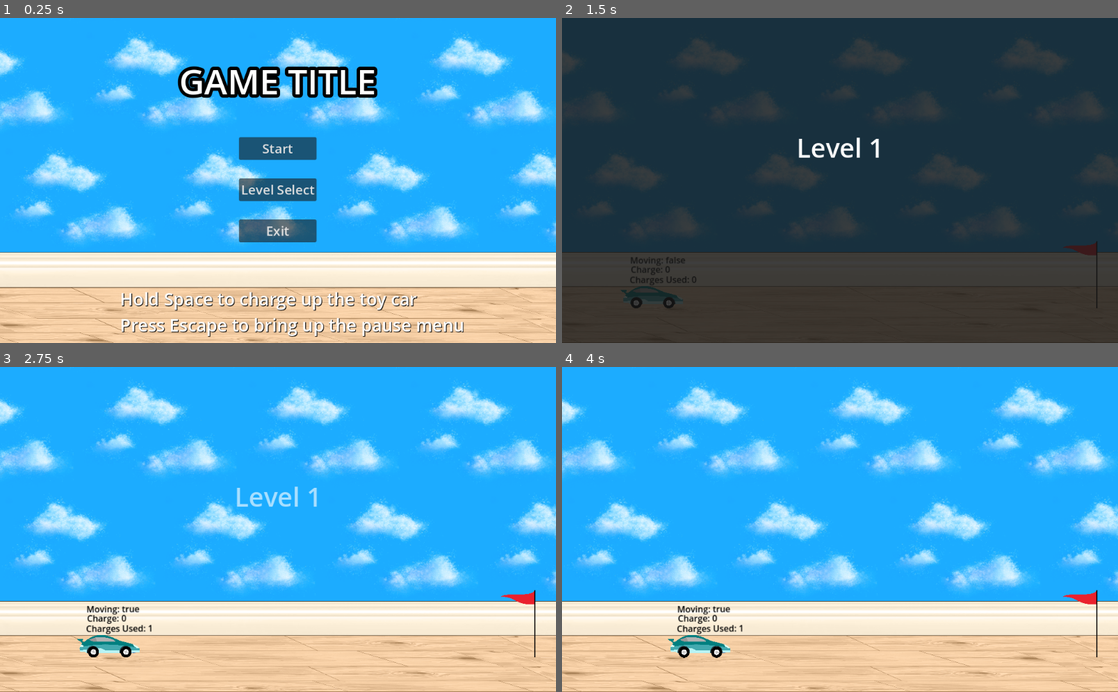
Above: before the commit, frames 1-4 (two rows, left to right).
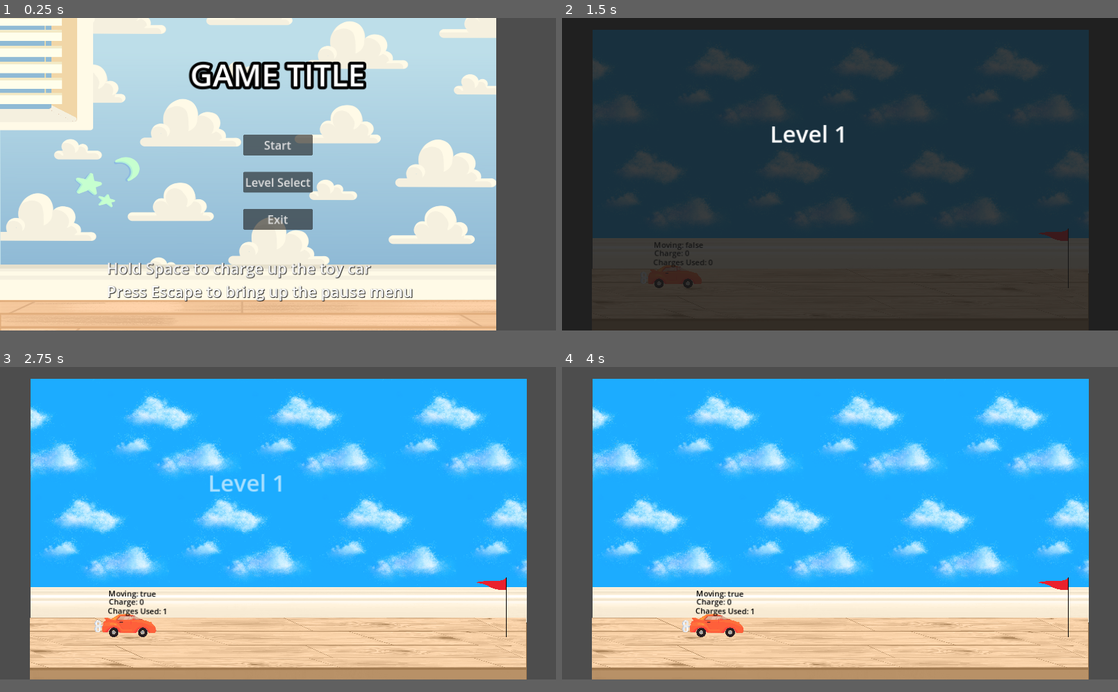
Above: after the commit, the same moments.

Repository: marquezp/car-game
Game: Godot game, scene res://UI/main_menu.tscn
Same seed, same stepped clock (60 frames per second), same inputs: the game is played once before the commit and once after it.
Inputs (mouse positions are in pixels of both pictures, inside the frame that each line leads up to):
- Up to frame 1 (0.25 s): no input
- Up to frame 2 (1.5 s): click "Start" at 0.5 s; click "Start" at 1.25 s
- Up to frame 3 (2.75 s): tap Enter at 2 s; move the mouse to (400, 513) at 2.02 s; tap Space at 2.1, 2.27, 2.57 s; click (400, 513) at 2.17 s
- Up to frame 4 (4 s): drag from (728, 545) to (662, 643) at 2.77 s; move the mouse to (895, 458) at 3.52 s; hold Shift from 3.53 s (still down); click (895, 458) at 3.67 s; tap Space at 3.8 s
In our replay, the window is 800x468 before the commit and 800x450 after it. These sizes can differ from the game's own. Grey fills any space a smaller window leaves; there, only what the larger window draws over its background counts as a difference.

The runs differ from the first frame. In frame 1, 85% of the frame differs, in the area x 0-100%, y 0-100%; in frame 2, 20%; in frame 3, 47%; in frame 4, 46%.

Commit message:
new art + animations

Diff:
--- a/Car/car.gd
+++ b/Car/car.gd
@@ -4,6 +4,7 @@
 @onready var charge_up: Label = $ChargeUp
 @onready var charges_used: Label = $ChargesUsed
 @onready var moving_label: Label = $MovingLabel
+@onready var animation_player: AnimationPlayer = $AnimationPlayer
 
 const STOP_THRESHOLD = 34.1
 const STOP_FORCE = 0.85
@@ -42,6 +43,7 @@
 
 	current_charge = 0
 	is_car_moving = true
+	animation_player.stop()
 	GameData.increment_charges_used()
 
 func slow_down_car() -> void:
@@ -75,6 +77,7 @@
 func _physics_process(delta: float) -> void:
 	# Handle charging up the car
 	if selected:
+		animation_player.play("spin")
 		current_charge = min(current_charge + (50 * delta), max_charge)
 		for wheel in wheels:
 			wheel.get_node("AnimationPlayer").play("charge_up")
--- a/Car/car.tscn
+++ b/Car/car.tscn
@@ -1,26 +1,112 @@
-[gd_scene load_steps=5 format=3 uid="uid://cv70fssniyws5"]
+[gd_scene load_steps=10 format=3 uid="uid://cv70fssniyws5"]
 
 [ext_resource type="Script" path="res://Car/car.gd" id="1_k1ttg"]
-[ext_resource type="Texture2D" uid="uid://b2f68efbdbgqc" path="res://Assets/car_beta.png" id="2_gpuoq"]
+[ext_resource type="Texture2D" uid="uid://dh6bq1xa1pcpr" path="res://Assets/CarAsset.png" id="2_mpqdl"]
+[ext_resource type="Texture2D" uid="uid://dvofja7c23i3l" path="res://Assets/windupAssets.png" id="2_qner1"]
 [ext_resource type="PackedScene" uid="uid://cu13e2iqguwya" path="res://Wheel/wheel.tscn" id="3_hla4v"]
 
 [sub_resource type="PhysicsMaterial" id="PhysicsMaterial_2b31p"]
+
+[sub_resource type="RectangleShape2D" id="RectangleShape2D_ggj7h"]
+size = Vector2(15, 20)
+
+[sub_resource type="Animation" id="Animation_k7owy"]
+resource_name = "spin"
+length = 0.4
+loop_mode = 1
+step = 0.1
+tracks/0/type = "value"
+tracks/0/imported = false
+tracks/0/enabled = true
+tracks/0/path = NodePath("WindupSprite:frame")
+tracks/0/interp = 1
+tracks/0/loop_wrap = true
+tracks/0/keys = {
+"times": PackedFloat32Array(0, 0.1, 0.2, 0.3),
+"transitions": PackedFloat32Array(1, 1, 1, 1),
+"update": 1,
+"values": [0, 1, 2, 3]
+}
+tracks/1/type = "value"
+tracks/1/imported = false
+tracks/1/enabled = true
+tracks/1/path = NodePath("WindupSprite:region_rect")
+tracks/1/interp = 1
+tracks/1/loop_wrap = true
+tracks/1/keys = {
+"times": PackedFloat32Array(0, 0.1, 0.2, 0.3),
+"transitions": PackedFloat32Array(1, 1, 1, 1),
+"update": 1,
+"values": [Rect2(30, 183, 250.59, 1283.4), Rect2(20, 215, 250.59, 1283.4), Rect2(15, 240, 250.59, 1283.4), Rect2(5, 226, 250.59, 1283.4)]
+}
+
+[sub_resource type="Animation" id="Animation_fmhb7"]
+length = 0.001
+tracks/0/type = "value"
+tracks/0/imported = false
+tracks/0/enabled = true
+tracks/0/path = NodePath("WindupSprite:frame")
+tracks/0/interp = 1
+tracks/0/loop_wrap = true
+tracks/0/keys = {
+"times": PackedFloat32Array(0),
+"transitions": PackedFloat32Array(1),
+"update": 1,
+"values": [0]
+}
+tracks/1/type = "value"
+tracks/1/imported = false
+tracks/1/enabled = true
+tracks/1/path = NodePath("WindupSprite:region_rect")
+tracks/1/interp = 1
+tracks/1/loop_wrap = true
+tracks/1/keys = {
+"times": PackedFloat32Array(0),
+"transitions": PackedFloat32Array(1),
+"update": 0,
+"values": [Rect2(30, 183, 250.59, 1283.4)]
+}
+
+[sub_resource type="AnimationLibrary" id="AnimationLibrary_qbvgo"]
+_data = {
+"RESET": SubResource("Animation_fmhb7"),
+"spin": SubResource("Animation_k7owy")
+}
 
 [node name="Car" type="RigidBody2D"]
 physics_material_override = SubResource("PhysicsMaterial_2b31p")
 script = ExtResource("1_k1ttg")
 
-[node name="Sprite2D" type="Sprite2D" parent="."]
-position = Vector2(15, 7.27148)
-scale = Vector2(-0.037, 0.038)
-texture = ExtResource("2_gpuoq")
+[node name="StaticBody2D" type="StaticBody2D" parent="."]
+position = Vector2(-45, 5)
+scale = Vector2(1, 1)
+
+[node name="CollisionShape2D" type="CollisionShape2D" parent="StaticBody2D"]
+position = Vector2(-2.5, 0)
+shape = SubResource("RectangleShape2D_ggj7h")
+
+[node name="WindupSprite" type="Sprite2D" parent="."]
+position = Vector2(-47, 5)
+scale = Vector2(0.164, 0.164)
+texture = ExtResource("2_qner1")
+vframes = 4
+region_enabled = true
+region_rect = Rect2(30, 183, 250.59, 1283.4)
+
+[node name="CarBodySprite" type="Sprite2D" parent="."]
+position = Vector2(18, -2)
+scale = Vector2(-0.132157, 0.135728)
+texture = ExtResource("2_mpqdl")
+flip_h = true
+region_enabled = true
+region_rect = Rect2(168, 257, 845, 289)
 
 [node name="CollisionPolygon2D" type="CollisionPolygon2D" parent="."]
 position = Vector2(5, 1)
-polygon = PackedVector2Array(-31, 17, -34, 14, -43, 14, -43, 4, -19, -13, 9, -13, 31, -5, 63, 6, 66, 9, 66, 16, 52, 16, 49, 7, 41, 4, 34, 6, 29, 12, 10, 12, 2, 12, -9, 12, -14, 6, -20, 4, -27, 6, -31, 12)
+polygon = PackedVector2Array(-33, 15, -38, 15, -43, 14, -43, 4, -38, -5, -9, -20, 15, -21, 42, -10, 61, -3, 68, 7, 67, 16, 52, 16, 49, 7, 41, 4, 34, 6, 29, 12, 28, 16, 5, 16, -7, 16, -14, 6, -20, 4, -27, 6, -31, 12)
 
 [node name="WheelHolder" type="PinJoint2D" parent="."]
-position = Vector2(-15, 17)
+position = Vector2(-15, 18)
 node_a = NodePath("..")
 node_b = NodePath("Wheel")
 softness = 1.0
@@ -58,6 +144,11 @@
 
 [node name="ClickBox" type="Area2D" parent="."]
 
-[node name="CollisionPolygon2D" type="CollisionPolygon2D" parent="ClickBox"]
+[node name="CollisionPolygon2D2" type="CollisionPolygon2D" parent="ClickBox"]
 position = Vector2(5, 1)
-polygon = PackedVector2Array(-31, 17, -34, 14, -43, 14, -43, 4, -19, -13, 9, -13, 31, -5, 63, 6, 66, 9, 66, 16, 52, 16, 49, 7, 41, 4, 34, 6, 29, 12, 10, 12, 2, 12, -9, 12, -14, 6, -20, 4, -27, 6, -31, 12)
+polygon = PackedVector2Array(-31, 17, -34, 14, -43, 14, -43, 4, -38, -5, -9, -20, 15, -21, 42, -10, 61, -3, 68, 7, 67, 16, 52, 16, 49, 7, 41, 4, 34, 6, 29, 12, 28, 16, 5, 16, -7, 16, -14, 6, -20, 4, -27, 6, -31, 12)
+
+[node name="AnimationPlayer" type="AnimationPlayer" parent="."]
+libraries = {
+"": SubResource("AnimationLibrary_qbvgo")
+}
--- a/UI/main_menu.tscn
+++ b/UI/main_menu.tscn
@@ -1,8 +1,7 @@
-[gd_scene load_steps=6 format=3 uid="uid://b5mxcamdvpfl3"]
+[gd_scene load_steps=5 format=3 uid="uid://b5mxcamdvpfl3"]
 
 [ext_resource type="Script" path="res://UI/main_menu.gd" id="1_32lnu"]
-[ext_resource type="Texture2D" uid="uid://bdto13wmljyvy" path="res://Assets/background.png" id="1_dbx3c"]
-[ext_resource type="Texture2D" uid="uid://q5plg1t14t7w" path="res://Assets/floor.png" id="2_1fuk6"]
+[ext_resource type="Texture2D" uid="uid://c0vjv8nuvr4ou" path="res://Assets/backgroundBase.png" id="2_kl72j"]
 
 [sub_resource type="SystemFont" id="SystemFont_f1fcp"]
 font_names = PackedStringArray("Impact")
@@ -21,19 +20,15 @@
 
 [node name="Wall" type="TextureRect" parent="."]
 layout_mode = 1
-offset_right = 3508.0
-offset_bottom = 2480.0
+anchors_preset = -1
+anchor_right = 0.892226
+anchor_bottom = 1.12136
+offset_right = 2480.16
+offset_bottom = 1753.36
+grow_horizontal = 2
+grow_vertical = 2
 scale = Vector2(0.293, 0.293)
-texture = ExtResource("1_dbx3c")
-
-[node name="Floor" type="TextureRect" parent="."]
-layout_mode = 0
-offset_left = -1.0
-offset_top = -223.0
-offset_right = 3507.0
-offset_bottom = 2257.0
-scale = Vector2(0.293, 0.42)
-texture = ExtResource("2_1fuk6")
+texture = ExtResource("2_kl72j")
 
 [node name="MarginContainer" type="MarginContainer" parent="."]
 layout_mode = 1
--- a/Wheel/wheel.tscn
+++ b/Wheel/wheel.tscn
@@ -1,6 +1,6 @@
 [gd_scene load_steps=7 format=3 uid="uid://cu13e2iqguwya"]
 
-[ext_resource type="Texture2D" uid="uid://cyalehwtkj3qw" path="res://Assets/car_beta_tire.png" id="1_bo7ji"]
+[ext_resource type="Texture2D" uid="uid://dh6bq1xa1pcpr" path="res://Assets/CarAsset.png" id="1_o7ng2"]
 
 [sub_resource type="PhysicsMaterial" id="PhysicsMaterial_mvivu"]
 
@@ -50,8 +50,11 @@
 angular_damp = 1.6
 
 [node name="Sprite2D" type="Sprite2D" parent="."]
-scale = Vector2(0.045, 0.045)
-texture = ExtResource("1_bo7ji")
+position = Vector2(0, -2.98023e-08)
+scale = Vector2(0.131475, 0.131475)
+texture = ExtResource("1_o7ng2")
+region_enabled = true
+region_rect = Rect2(503, 1070, 152, 147)
 
 [node name="CollisionShape2D" type="CollisionShape2D" parent="."]
 shape = SubResource("CircleShape2D_vggx5")
--- a/project.godot
+++ b/project.godot
@@ -22,8 +22,9 @@
 
 [display]
 
-window/size/viewport_width=1024
-window/size/viewport_height=600
+window/size/window_width_override=2304
+window/size/window_height_override=1296
+window/stretch/mode="canvas_items"
 
 [editor_plugins]
 
